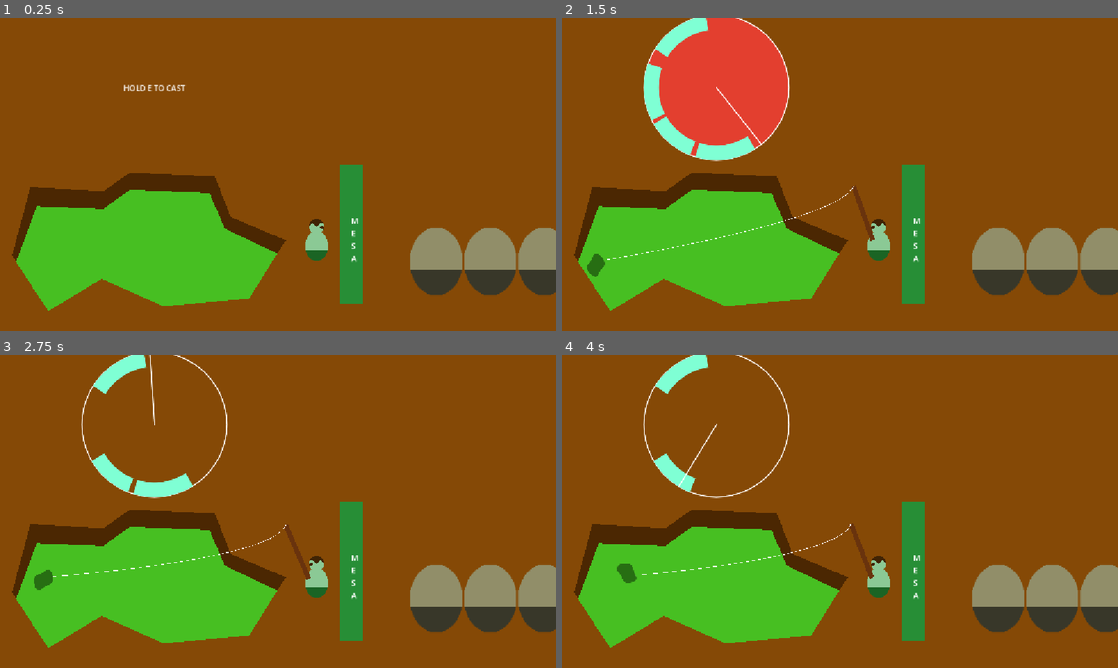
Above: before the commit, frames 1-4 (two rows, left to right).
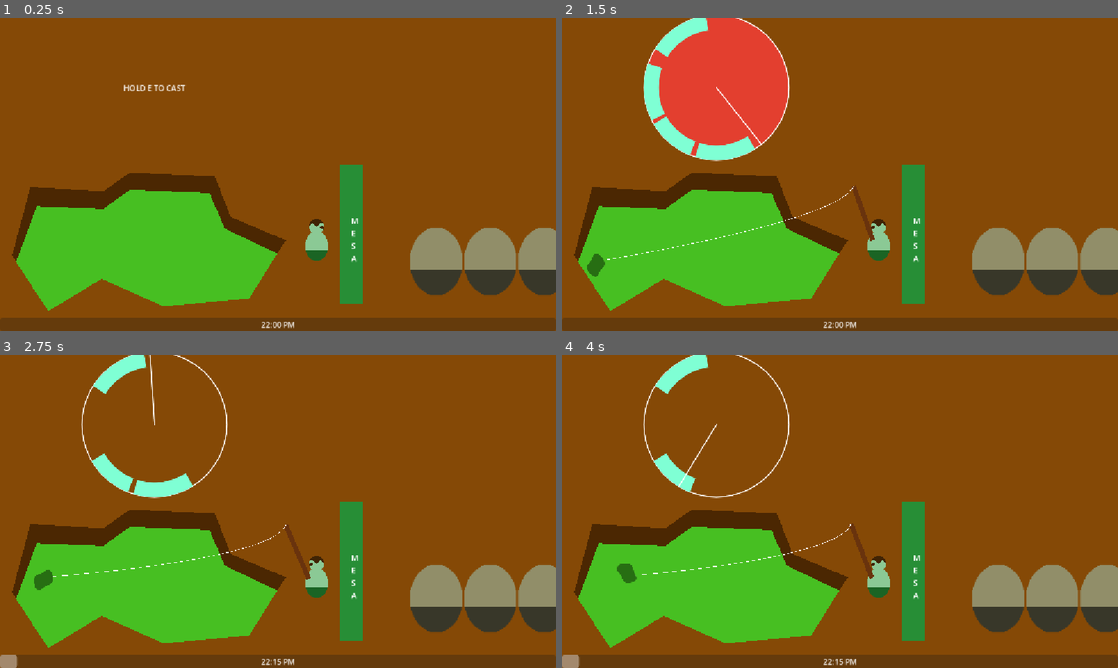
Above: after the commit, the same moments.

Repository: MarianoGnu/pesca-profana
Game: Godot game, scene res://game/fishing_minigame/stage.tscn
Same seed, same stepped clock (60 frames per second), same inputs: the game is played once before the commit and once after it.
Inputs (mouse positions are in pixels of both pictures, inside the frame that each line leads up to):
- Up to frame 1 (0.25 s): no input
- Up to frame 2 (1.5 s): tap Enter at 0.5 s; move the mouse to (962, 158) at 0.52 s; tap E (action) at 0.6, 1.35 s; click (962, 158) at 0.67 s; move the mouse to (728, 190) at 1.27 s; click (728, 190) at 1.42 s
- Up to frame 3 (2.75 s): move the mouse to (333, 442) at 2.02 s; tap E (action) at 2.1 s; click (333, 442) at 2.17 s
- Up to frame 4 (4 s): move the mouse to (812, 574) at 2.77 s; tap E (action) at 2.85, 3.6 s; click (812, 574) at 2.92 s; move the mouse to (1006, 558) at 3.52 s; click (1006, 558) at 3.67 s

The runs differ from the first frame. In frame 1, 4.2% of the frame differs, in the area x 0-100%, y 95-100%; in frame 2, 4.2%; in frame 3, 4.2%; in frame 4, 4.2%.
Error in both runs: Attempt to call function 'pick_random' in base 'null instance' on a null instance. (res://game/fishing_minigame/fishing_minigame.gd:129)

Commit message:
Show time

Diff:
--- /dev/null
+++ b/game/fishing_minigame/night_progress_bar.gd
@@ -0,0 +1,26 @@
+extends ProgressBar
+
+@onready var label: Label = $Label
+
+var _shown_time: float = -1
+
+# Called when the node enters the scene tree for the first time.
+func _ready() -> void:
+	pass # Replace with function body.
+
+
+#region SignalHandlers
+func _on_stage_night_ratio_changed(percent: float) -> void:
+	value = percent
+	if _shown_time == value: # value is stepified noe
+		return
+	_shown_time = value
+	var quarters: int = int(remap(value, 0.0, 1.0, 0.0, 9.0 * 4.0)) #night lasts 4 hours, from 22pm to 7am
+	var hours: int = 22 + floori(float(quarters) / 4.0)
+	var mins: int = (quarters % 4) * 15
+	var suf: String = " PM"
+	if hours >= 24:
+		hours -= 24
+		suf = " AM"
+	label.text = "%02d:%02d%s" % [hours, mins, suf]
+#endregion SignalHandlers
--- a/game/fishing_minigame/stage.gd
+++ b/game/fishing_minigame/stage.gd
@@ -1,6 +1,7 @@
 extends Node2D
 
 enum {
+	STATE_STOPED,
 	STATE_WAITING,
 	STATE_CASTING,
 	STATE_CAST_ANIM,
@@ -11,13 +12,19 @@
 signal hooked
 signal good_catched
 signal bad_catched
+signal night_started()
+signal night_ratio_changed(percent: float)
+signal night_finished()
 
 @export var cast_curve: Curve
+@export var night_duration_seconds: float = 120
 
 @onready var _fishing_minigame: FishingMinigame = %FishingMinigame
 @onready var _cast_progress: TextureProgressBar = %CastProgress
 @onready var _igor: Igor = %Igor
 @onready var _hooked_part: PathFollow2D = %HookedPart
+
+var _night_progress: float
 
 var _cast_time: float = 0:
 	set = _set_cast_time
@@ -26,11 +33,22 @@
 	set = _on_enter_state
 
 func _ready() -> void:
+	night_started.emit()
+	night_ratio_changed.emit(0)
 	_state = STATE_WAITING
 	_fishing_minigame.reeled.connect(_on_fishing_minigame_reeled)
 
 
 func _process(p_delta: float) -> void:
+	if _state != STATE_STOPED:
+		_night_progress += p_delta / night_duration_seconds
+		_night_progress = clampf(_night_progress, 0.0, 1.0)
+		night_ratio_changed.emit(_night_progress)
+		if _night_progress >= 1.0:
+			_state = STATE_STOPED
+			night_finished.emit()
+			# TODO: clients leave
+			# TODO: show day info
 	match _state:
 		STATE_WAITING:
 			if Input.is_action_just_pressed(&"action"):
--- a/game/fishing_minigame/stage.tscn
+++ b/game/fishing_minigame/stage.tscn
@@ -2,6 +2,7 @@
 
 [ext_resource type="Script" uid="uid://h58albkajyqf" path="res://game/fishing_minigame/igor.gd" id="1_eijj6"]
 [ext_resource type="Script" uid="uid://cdj2j4s0ruk6o" path="res://game/fishing_minigame/stage.gd" id="1_f74kx"]
+[ext_resource type="Script" uid="uid://d0gloleltgt26" path="res://game/fishing_minigame/night_progress_bar.gd" id="2_rgeny"]
 [ext_resource type="Script" uid="uid://yc2kpj5nflc0" path="res://game/fishing_minigame/fishing_line.gd" id="3_0st1p"]
 [ext_resource type="PackedScene" uid="uid://bbeqvpwpsfln7" path="res://game/fishing_minigame/fishing_minigame.tscn" id="3_tgqly"]
 [ext_resource type="AudioStream" uid="uid://cc43mm3yacrqq" path="res://assets/audio/music/game_theme.ogg" id="5_4lvjx"]
@@ -377,6 +378,33 @@
 script = ExtResource("1_f74kx")
 cast_curve = SubResource("Curve_f74kx")
 
+[node name="HUD" type="CanvasLayer" parent="." unique_id=1740022086]
+
+[node name="NightProgressBar" type="ProgressBar" parent="HUD" unique_id=250774093]
+unique_name_in_owner = true
+anchors_preset = 12
+anchor_top = 1.0
+anchor_right = 1.0
+anchor_bottom = 1.0
+offset_top = -27.0
+grow_horizontal = 2
+grow_vertical = 0
+max_value = 1.0
+step = 0.028
+value = 1.0
+show_percentage = false
+script = ExtResource("2_rgeny")
+
+[node name="Label" type="Label" parent="HUD/NightProgressBar" unique_id=1174462816]
+layout_mode = 1
+anchors_preset = 15
+anchor_right = 1.0
+anchor_bottom = 1.0
+grow_horizontal = 2
+grow_vertical = 2
+horizontal_alignment = 1
+vertical_alignment = 1
+
 [node name="Tierra" type="Polygon2D" parent="." unique_id=436280313]
 color = Color(0.5222752, 0.28873143, 0.025688825, 1)
 polygon = PackedVector2Array(-46, -20, 1219, -43, 1222, 676, -70, 665)
@@ -667,6 +695,7 @@
 [connection signal="hooked" from="." to="Path2D/HookedPart" method="show"]
 [connection signal="hooked" from="." to="Path2D/HookedPart" method="set_progress_ratio" binds= [0.0]]
 [connection signal="line_casted" from="." to="CastLine" method="play"]
+[connection signal="night_ratio_changed" from="." to="HUD/NightProgressBar" method="_on_stage_night_ratio_changed"]
 [connection signal="ready" from="Path2D/HookedPart" to="Path2D/HookedPart" method="hide"]
 [connection signal="reel_miss" from="FishingMinigame" to="Igor" method="pull"]
 [connection signal="reel_miss" from="FishingMinigame" to="Splash" method="play"]
Not shown, added: game/fishing_minigame/night_progress_bar.gd.uid
